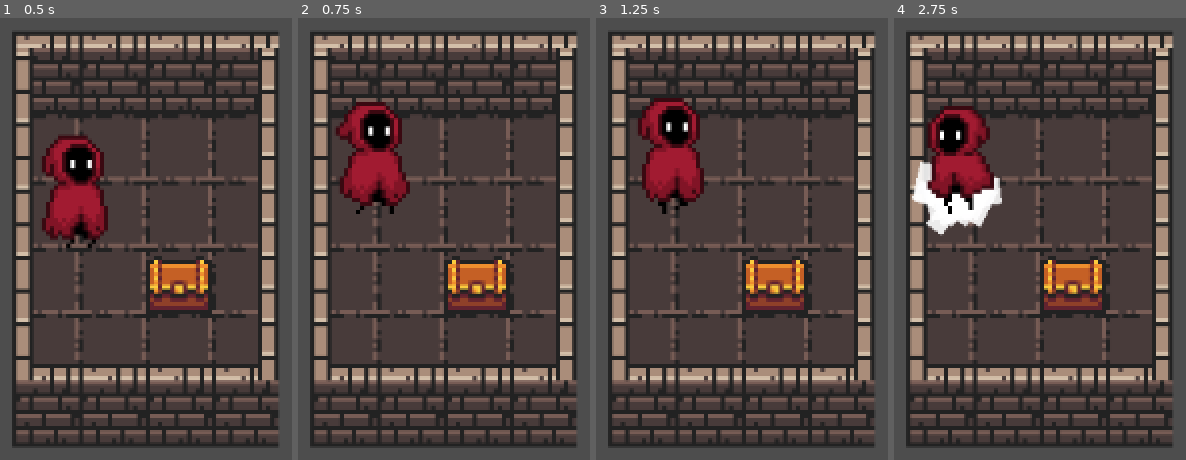
Above: before the commit, frames 1-4 (left to right).
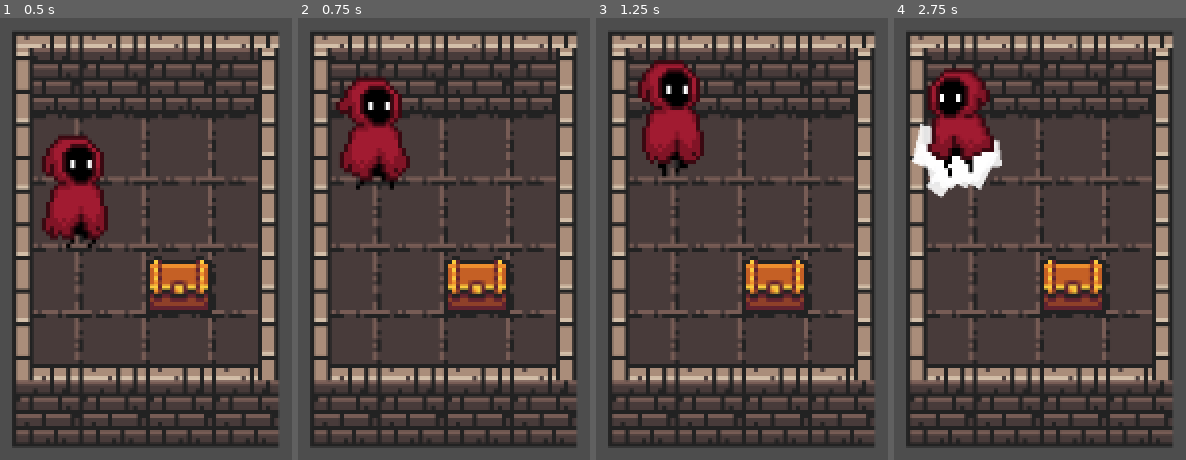
Above: after the commit, the same moments.

Repository: cyan-wolf/croix-quest
Game: Godot game, scene res://maps/dungeons/test_dungeon/test_dungeon.tscn
Two runs of this game, one before a commit and one after it. Both use one fixed random seed, a clock stepped at 60 frames per second and the inputs below. This scene is started directly instead of the project's main scene.
Inputs:
- Up to frame 1 (0.5 s): no input
- Up to frame 2 (0.75 s): tap Enter at 0.5 s; hold Up (ui_up) from 0.53 s (still down)
- Up to frame 3 (1.25 s): keep holding Up (ui_up)
- Up to frame 4 (2.75 s): tap Space at 2 s; release Up (ui_up) at 2.03 s; hold Left (ui_left) from 2.03 s (still down)

Frame 1 is identical in both runs. In frame 2, 5.4% of the frame differs, in the area x 13-39%, y 13-45%; in frame 3, 5.8%; in frame 4, 7.8%, in the area x 6-37%, y 11-50%.

Commit message:
Fixed some collider issues

Diff:
--- a/player/player.tscn
+++ b/player/player.tscn
@@ -6,8 +6,8 @@
 [ext_resource type="AudioStream" uid="uid://b83u0qo3cei2u" path="res://sounds/sfx/InitialDash.wav" id="4_omw7c"]
 
 [sub_resource type="CapsuleShape2D" id="CapsuleShape2D_s1a4d"]
-radius = 7.0
-height = 24.0
+radius = 6.0
+height = 18.0
 
 [sub_resource type="AtlasTexture" id="AtlasTexture_sqrqa"]
 atlas = ExtResource("1_1bkcv")
@@ -299,13 +299,13 @@
 script = ExtResource("1_a2tsp")
 
 [node name="CollisionShape2D" type="CollisionShape2D" parent="."]
-position = Vector2(0, 4)
+position = Vector2(-1, 10)
 shape = SubResource("CapsuleShape2D_s1a4d")
 
 [node name="AnimatedSprite2D" type="AnimatedSprite2D" parent="."]
 sprite_frames = SubResource("SpriteFrames_5a2gx")
 animation = &"Run"
-frame_progress = 0.887954
+frame_progress = 0.782512
 
 [node name="RunCountdown" type="Timer" parent="."]
 wait_time = 2.0
